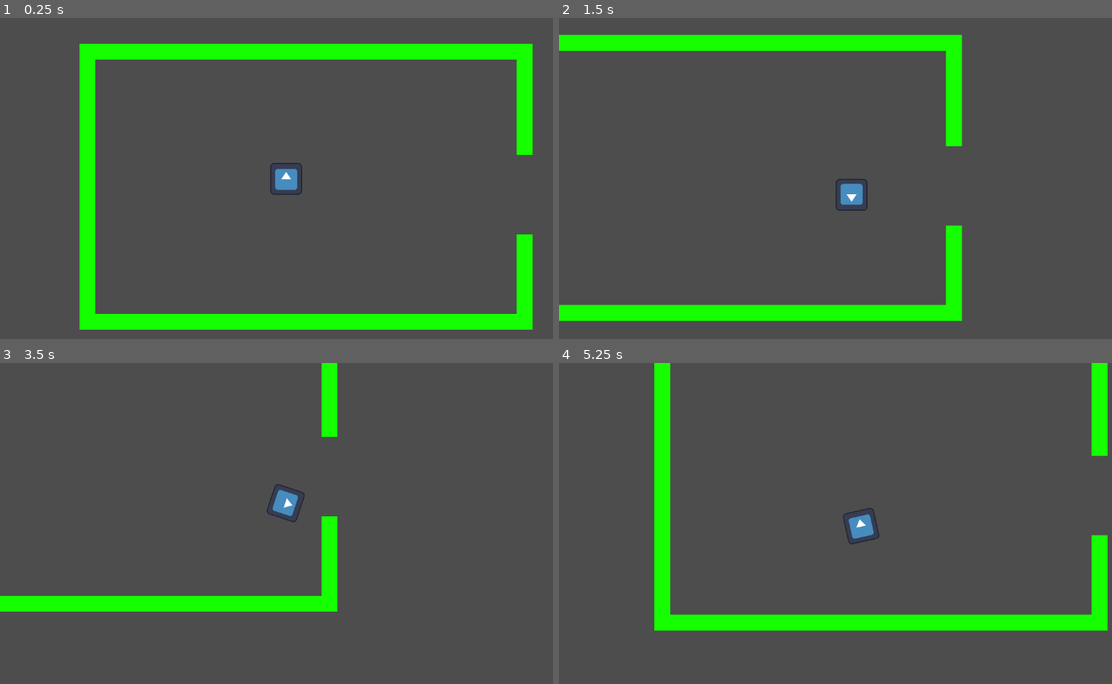
Above: before the commit, frames 1-4 (two rows, left to right).
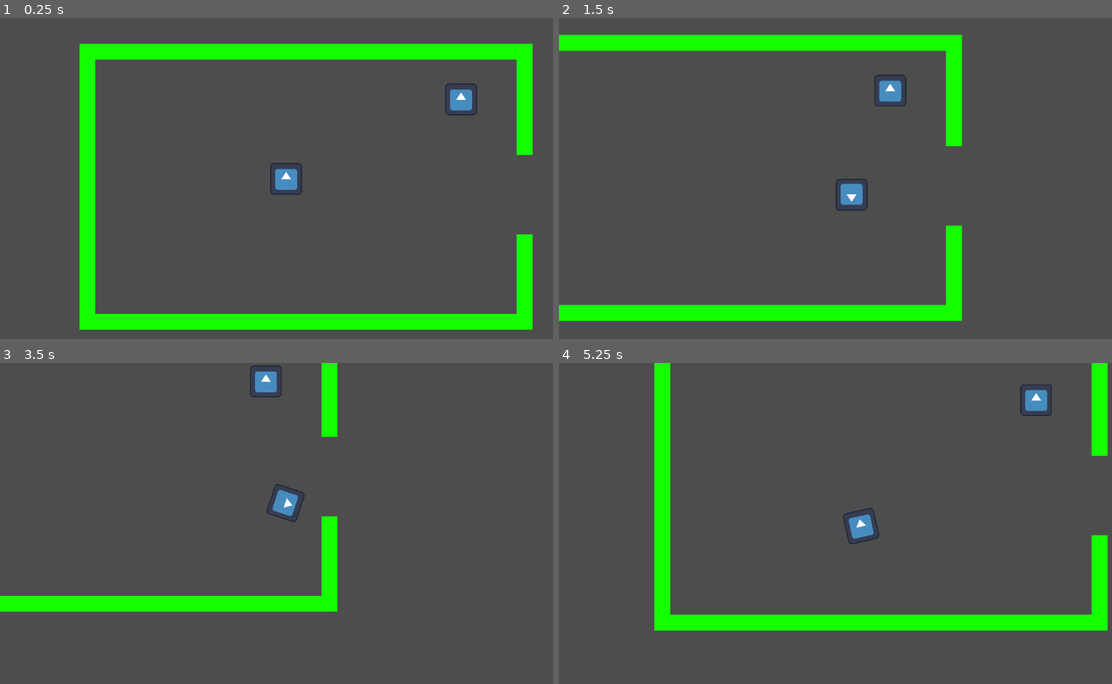
Above: after the commit, the same moments.

Repository: Overlord-Runt/name
Game: Godot game, scene res://main.tscn
Same seed, same stepped clock (60 frames per second), same inputs: the game is played once before the commit and once after it. The engine's default icon, where the game draws it, is replaced by a stand-in: a white triangle on a blue panel in a dark square.
Inputs (mouse positions are in pixels of both pictures, inside the frame that each line leads up to):
- Up to frame 1 (0.25 s): no input
- Up to frame 2 (1.5 s): tap Enter at 0.5 s; move the mouse to (973, 162) at 0.52 s; hold D (right) 0.53-1.28 s; tap Alt at 0.6 s; click (973, 162) at 0.67 s; move the mouse to (730, 194) at 1.27 s; hold S (down) from 1.28 s (still down); tap Shift at 1.35 s
- Up to frame 3 (3.5 s): move the mouse to (342, 452) at 2.02 s; release S (down) at 2.03 s; hold D (right) 2.03-2.78 s; tap Alt at 2.1 s; move the mouse to (259, 587) at 2.77 s; hold W (up) from 2.78 s (still down); tap Shift at 2.85 s; click (259, 587) at 2.92 s
- Up to frame 4 (5.25 s): move the mouse to (1017, 571) at 3.52 s; release W (up) at 3.53 s; hold A (left) 3.53-5.03 s; tap Alt at 3.6, 5.1 s; move the mouse to (675, 475) at 4.27 s; tap Shift at 4.35 s; move the mouse to (874, 523) at 5.02 s; hold S (down) from 5.03 s (still down); click (874, 523) at 5.17 s

The runs differ from the first frame. In frame 1, 0.4% of the frame differs, in the area x 80-87%, y 20-31%; in frame 2, 0.3%; in frame 3, 0.3%; in frame 4, 0.4%, in the area x 83-90%, y 6-17%.
Error after the commit: Parse Error: Cannot find member "Player" in base "Node". (res://enemy.gd:10)

Commit message:
commit name

Diff:
--- /dev/null
+++ b/enemy.gd
@@ -0,0 +1,13 @@
+extends CharacterBody2D
+
+
+const SPEED = 300.0
+
+
+func _physics_process(delta: float) -> void:
+	# Get the input direction and handle the movement/deceleration.
+	# As good practice, you should replace UI actions with custom gameplay actions.
+	look_at(Node.Player)
+
+
+	move_and_slide()
--- a/main.tscn
+++ b/main.tscn
@@ -1,10 +1,14 @@
-[gd_scene load_steps=7 format=4 uid="uid://cmvme5thxvngx"]
+[gd_scene load_steps=9 format=4 uid="uid://cmvme5thxvngx"]
 
 [ext_resource type="Script" uid="uid://t1kj5wto0vlk" path="res://player.gd" id="1_h2yge"]
 [ext_resource type="Texture2D" uid="uid://befmevy5bmpdy" path="res://assets/icon.svg" id="2_1bvp3"]
+[ext_resource type="Script" uid="uid://dkmjdurbx5r3v" path="res://enemy.gd" id="3_1bvp3"]
 [ext_resource type="Texture2D" uid="uid://b8irsho2l4fo1" path="res://assets/green.png" id="3_lquwl"]
 
 [sub_resource type="RectangleShape2D" id="RectangleShape2D_7mycd"]
+size = Vector2(64, 64)
+
+[sub_resource type="RectangleShape2D" id="RectangleShape2D_h2yge"]
 size = Vector2(64, 64)
 
 [sub_resource type="TileSetAtlasSource" id="TileSetAtlasSource_272bh"]
@@ -423,6 +427,16 @@
 position_smoothing_enabled = true
 position_smoothing_speed = 6.0
 
+[node name="Enemy" type="CharacterBody2D" parent="."]
+script = ExtResource("3_1bvp3")
+
+[node name="Sprite2D" type="Sprite2D" parent="Enemy"]
+scale = Vector2(0.5, 0.5)
+texture = ExtResource("2_1bvp3")
+
+[node name="CollisionShape2D" type="CollisionShape2D" parent="Enemy"]
+shape = SubResource("RectangleShape2D_h2yge")
+
 [node name="TileMapLayer" type="TileMapLayer" parent="."]
 position = Vector2(-224, 96)
 tile_map_data = PackedByteArray("AADe//P/AAAAAAAAAADe//T/AAAAAAEAAADf//P/AAABAAAAAADf//T/AAABAAEAAADe//X/AAAAAAAAAADe// …(5296 unchanged characters)…
--- a/mob.gd
+++ /dev/null
@@ -1,14 +0,0 @@
-extends RigidBody2D
-
-
-# Called when the node enters the scene tree for the first time.
-func _ready() -> void:
-	pass # Replace with function body.
-
-
-# Called every frame. 'delta' is the elapsed time since the previous frame.
-func _process(delta: float) -> void:
-	pass
-
-func _on_visible_on_screen_notifier_2d_screen_exited():
-	queue_free()
Not shown, added: enemy.gd.uid
Not shown, removed: mob.gd.uid
